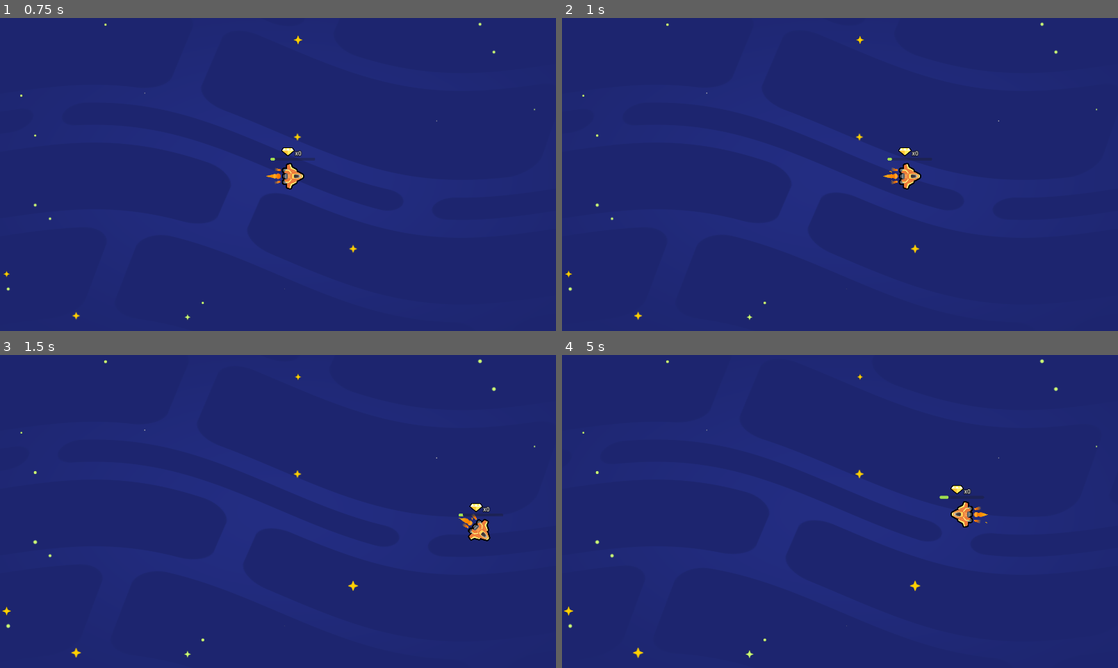
Above: before the commit, frames 1-4 (two rows, left to right).
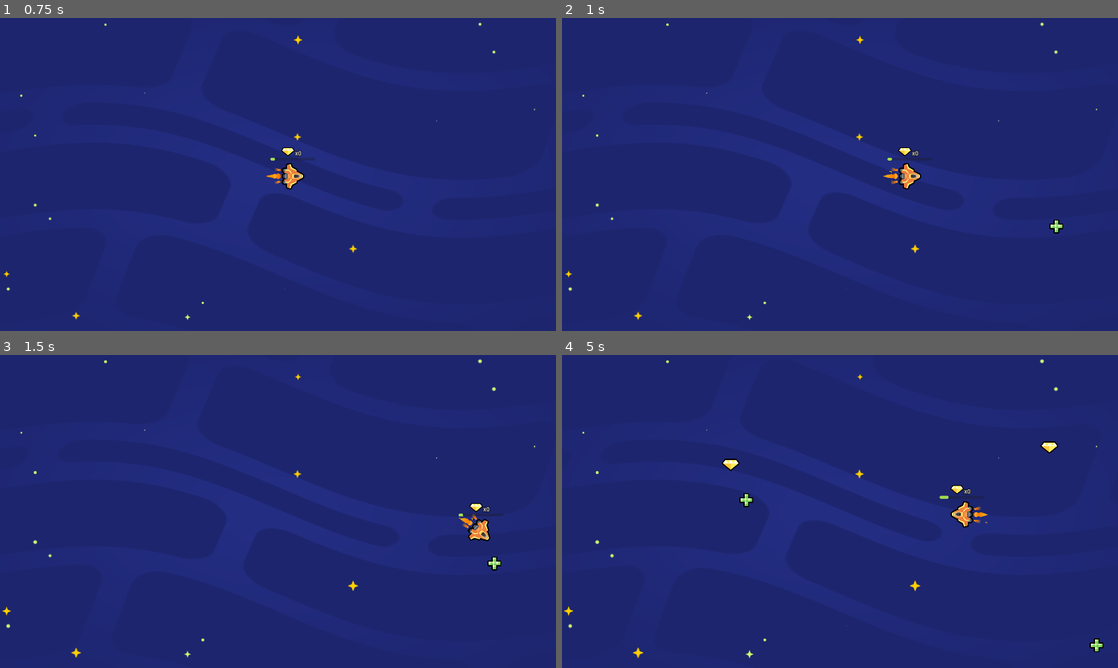
Above: after the commit, the same moments.

Repository: keliang5/2d-GameDev-Course
Game: Godot game, scene res://lessons/space_level.tscn
Same seed, same stepped clock (60 frames per second), same inputs: the game is played once before the commit and once after it.
Inputs:
- Up to frame 1 (0.75 s): hold D (move_right) from 0.53 s (still down)
- Up to frame 2 (1 s): keep holding D (move_right)
- Up to frame 3 (1.5 s): release D (move_right) at 1.28 s; hold S (move_down) from 1.28 s (still down)
- Up to frame 4 (5 s): release S (move_down) at 2.03 s; hold D (move_right) 2.03-2.78 s; hold W (move_up) 2.78-3.53 s; tap Enter at 3.5 s; hold A (move_left) from 3.53 s (still down)

Frame 1 is identical in both runs. In frame 2, less than 0.1% of the frame differs, in the area x 87-91%, y 64-69%; in frame 3, less than 0.1%; in frame 4, 0.3%, in the area x 28-98%, y 27-95%.

Commit message:
L8 Complete

Diff:
--- a/05.loot_it_all_workbook/lessons/gem.tscn
+++ b/05.loot_it_all_workbook/lessons/gem.tscn
@@ -7,6 +7,7 @@
 radius = 32.1403
 
 [node name="Gem" type="Area2D" groups=["gem"]]
+collision_layer = 2
 script = ExtResource("1_yk875")
 
 [node name="Sprite2D" type="Sprite2D" parent="."]
--- a/05.loot_it_all_workbook/lessons/health_pack.tscn
+++ b/05.loot_it_all_workbook/lessons/health_pack.tscn
@@ -7,6 +7,7 @@
 radius = 26.0
 
 [node name="HealthPack" type="Area2D" groups=["healing_item"]]
+collision_layer = 2
 script = ExtResource("1_s0cju")
 
 [node name="Sprite2D" type="Sprite2D" parent="."]
--- a/05.loot_it_all_workbook/lessons/ship.tscn
+++ b/05.loot_it_all_workbook/lessons/ship.tscn
@@ -22,6 +22,7 @@
 outline_color = Color(0, 0, 0, 1)
 
 [node name="Ship" type="Area2D"]
+collision_mask = 2
 script = ExtResource("4_p1sls")
 
 [node name="Sprite2D" type="Sprite2D" parent="."]
--- a/05.loot_it_all_workbook/lessons/space_level.tscn
+++ b/05.loot_it_all_workbook/lessons/space_level.tscn
@@ -1,10 +1,8 @@
-[gd_scene load_steps=6 format=3 uid="uid://btkjymc78ap8d"]
+[gd_scene load_steps=4 format=3 uid="uid://btkjymc78ap8d"]
 
 [ext_resource type="PackedScene" uid="uid://dmv50krf4bo5r" path="res://lessons/ship.tscn" id="2_2j1u5"]
 [ext_resource type="PackedScene" uid="uid://bxfevggvxo634" path="res://assets/background/space_background.tscn" id="3_e6xy1"]
 [ext_resource type="PackedScene" uid="uid://cstoqon8pccmm" path="res://random_item_placer.tscn" id="3_i5428"]
-[ext_resource type="PackedScene" uid="uid://dpdcpbr4org84" path="res://lessons/health_pack.tscn" id="3_vn385"]
-[ext_resource type="PackedScene" uid="uid://c7b4h4ikw7kia" path="res://lessons/gem.tscn" id="4_k6qmi"]
 
 [node name="Level" type="Node2D"]
 
@@ -14,10 +12,3 @@
 [node name="SpaceBackground" parent="." instance=ExtResource("3_e6xy1")]
 
 [node name="RandomItemPlacer" parent="." instance=ExtResource("3_i5428")]
-visible = false
-
-[node name="Gem" parent="." instance=ExtResource("4_k6qmi")]
-position = Vector2(370, 504)
-
-[node name="HealthPack" parent="." instance=ExtResource("3_vn385")]
-position = Vector2(393, 463)
